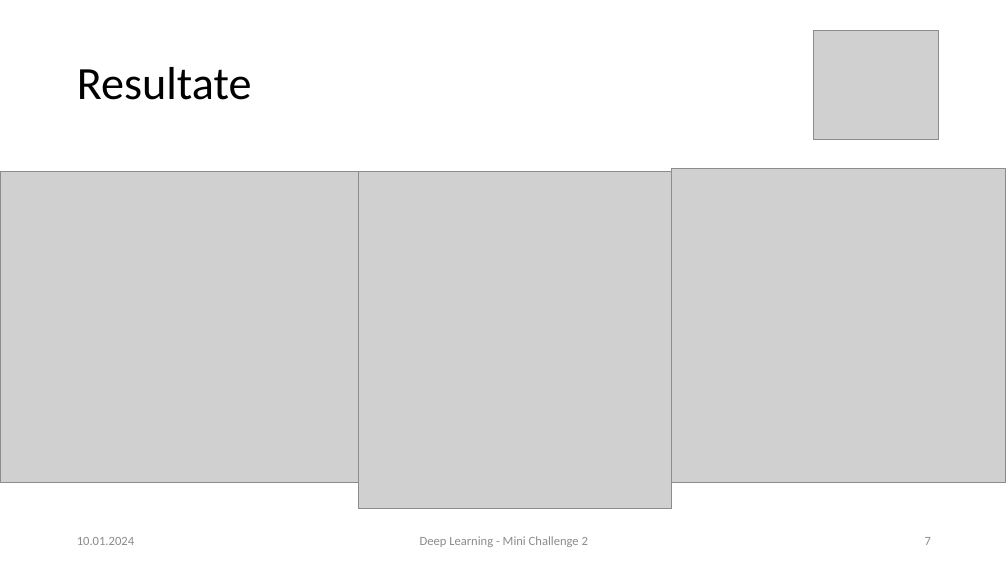
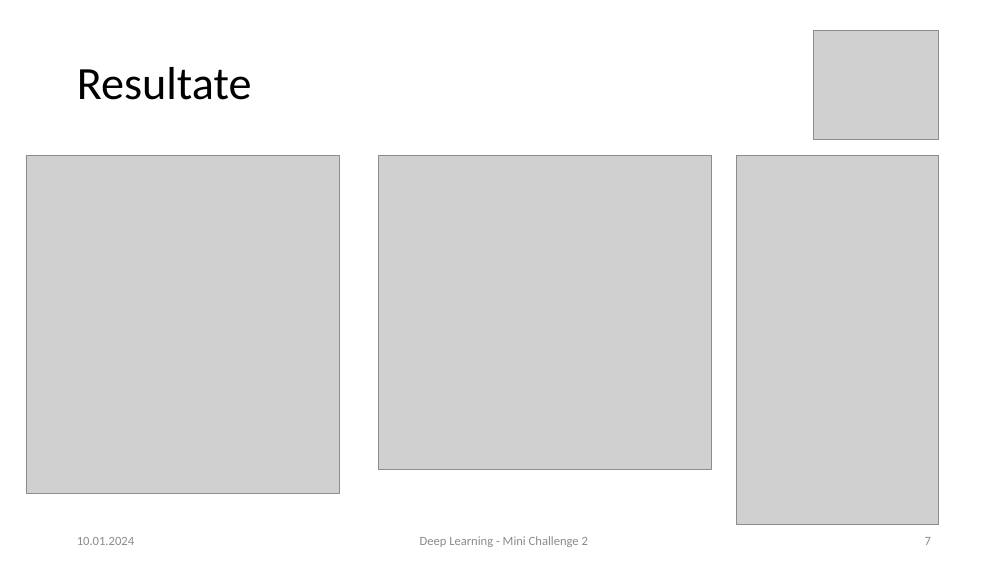
Before and after one commit to 7ben18/fhnw-del-Deep-Learning, a slide deck: slide 7 of del-Minichallenge-2/docs/del-mc2-präsi.pptx. Drawn at 1008x567 pixels with LibreOffice and Linux fonts; fonts in the diff are those of the drawing; grey boxes stand for pictures. Boxes give left, top, right and bottom in pixels: in the first picture for what was removed or moved away, otherwise in the second. Text is boxed around its words. In the diff, an @@ line names an element or a change of style, - is before the commit and + after.

```diff
--- a/del-Minichallenge-2/docs/del-mc2-präsi.pptx
+++ b/del-Minichallenge-2/docs/del-mc2-präsi.pptx
@@ picture removed at <box>0,171,358,482</box> @@
@@ picture: place and size @@
-picture at <box>358,171,672,509</box>
+picture at <box>26,156,340,494</box>
@@ picture: place and size @@
-picture at <box>671,169,1005,482</box>
+picture at <box>378,156,712,470</box>
@@ picture added at <box>737,156,939,525</box> @@
```
Also in this commit, not shown: 1 other file.
